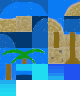
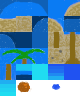
Two versions of the same layered image (80px x 96px). Layer-by-layer changes:
painted on "Background" over [17, 81, 61, 93]
